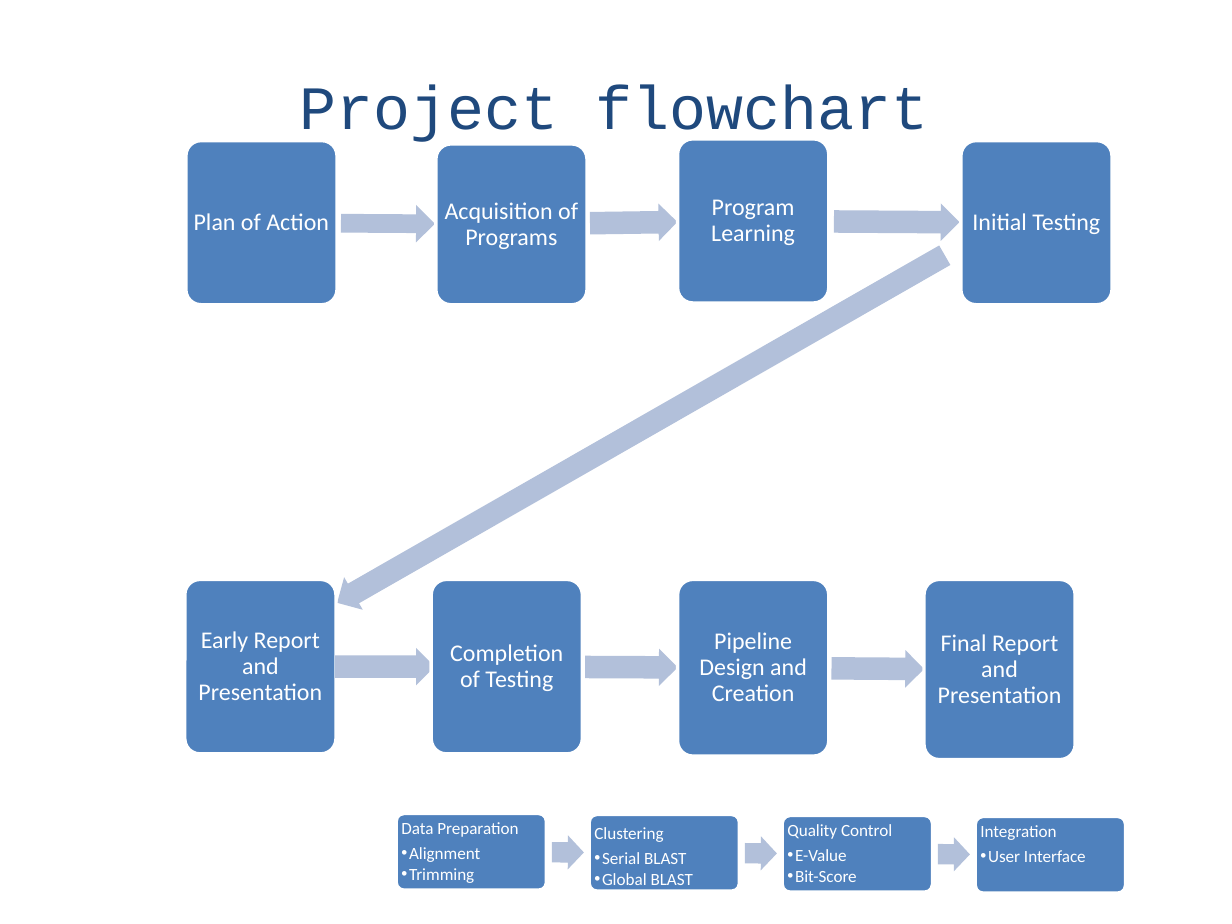
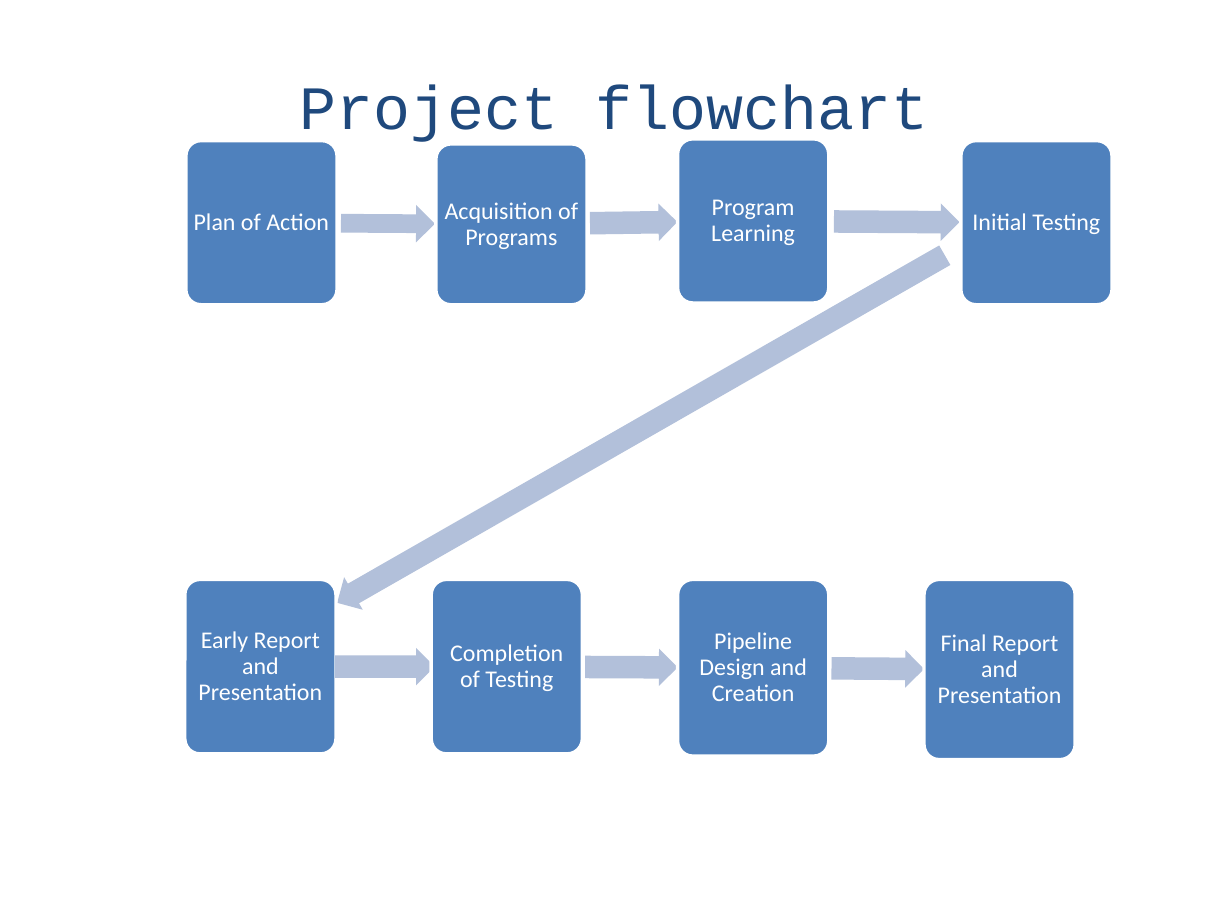
Before and after one commit to naturalis/HTS-barcode-checker, a slide deck: slide 9 of doc/presentationV4.pptx (slide 8 before the commit). Drawn at 1232x924 pixels with LibreOffice and Linux fonts; fonts in the diff are those of the drawing. Boxes give left, top, right and bottom in pixels: in the first picture for what was removed or moved away, otherwise in the second. Text is boxed around its words. In the diff, an @@ line names an element or a change of style, - is before the commit and + after.

```diff
--- a/doc/presentationV4.pptx
+++ b/doc/presentationV4.pptx
@@ group removed at [397,813,1126,893]: 4 rounded rectangles, 4 texts, 3 right arrows @@
-Data Preparation
-  •• Alignment
-  •• Trimming
-Clustering
-  •• Serial BLAST
-  •• Global BLAST
-Quality Control
-  •• E-Value
-  •• Bit-Score
-Integration
-  •• User Interface
```
Also in this commit, not shown: 17 other slides changed, 5 slides added, 2 other files.
